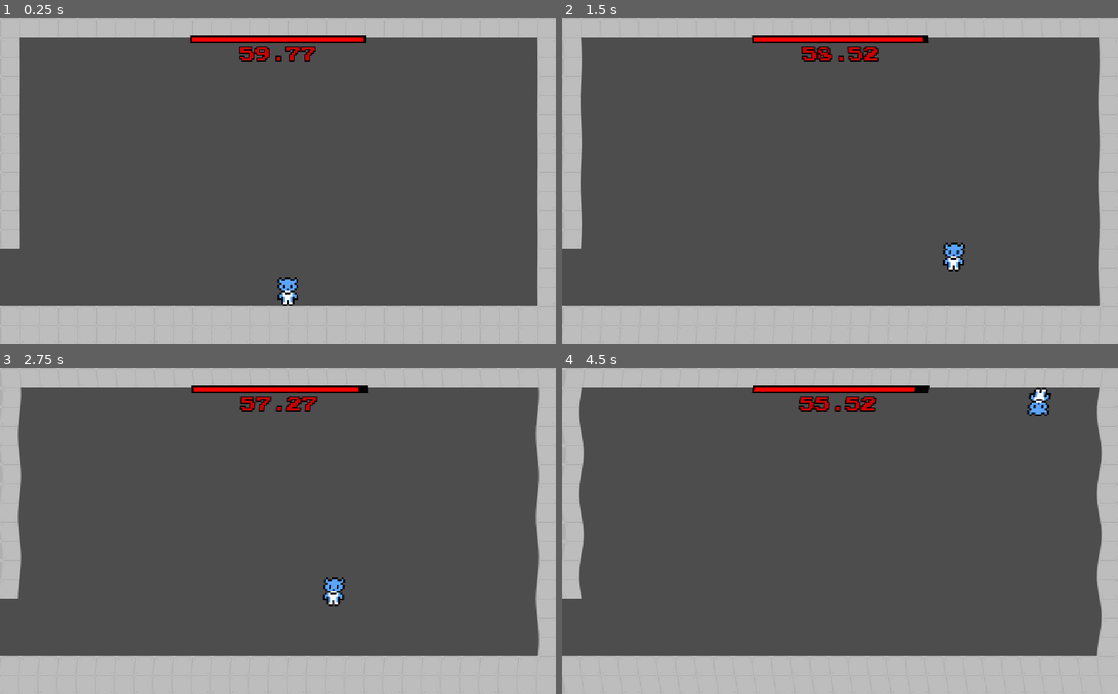
Above: before the commit, frames 1-4 (two rows, left to right).
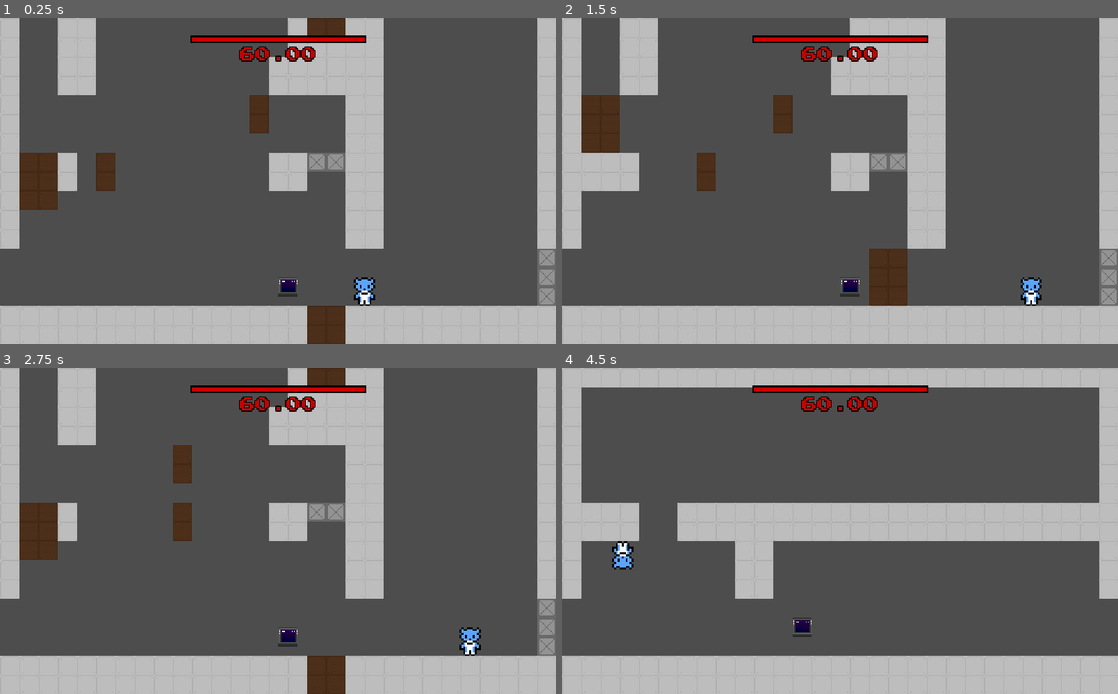
Above: after the commit, the same moments.

Repository: Furryous-Games/Pirate-Software-Game-Jam
Game: Godot game, scene res://scenes/main_scene.tscn
Same seed, same stepped clock (60 frames per second), same inputs: the game is played once before the commit and once after it.
Inputs:
- Up to frame 1 (0.25 s): no input
- Up to frame 2 (1.5 s): hold Right (move_right) from 0.53 s (still down); tap V (interact) at 0.6 s; tap C (jump, bound only before the commit) at 0.77, 0.8, 1.07, 1.35 s
- Up to frame 3 (2.75 s): tap C (jump, bound only before the commit) at 1.52, 1.82, 2.3 s; tap V (interact) at 1.55 s; release Right (move_right) at 2.03 s; hold Left (move_left) from 2.03 s (still down); tap X (dash) at 2.1 s
- Up to frame 4 (4.5 s): release Left (move_left) at 2.78 s; hold Right (move_right) 2.78-4.28 s; tap V (interact) at 2.85, 4.35 s; tap C (jump, bound only before the commit) at 3.02, 3.32, 3.77, 3.8, 4.07 s; tap G (invert_gravity) at 3.6 s; hold Left (move_left) from 4.28 s (still down)

The runs differ from the first frame. In frame 1, 18% of the frame differs, in the area x 3-100%, y 0-100%; in frame 2, 19%, in the area x 3-100%, y 0-89%; in frame 3, 19%; in frame 4, 14%.

Commit message:
Added functionality to Terminals

Diff:
--- a/project.godot
+++ b/project.godot
@@ -41,18 +41,13 @@
 "deadzone": 0.2,
 "events": [Object(InputEventKey,"resource_local_to_scene":false,"resource_name":"","device":-1,"window_id":0,"alt_press …(195 unchanged characters)…
 , Object(InputEventKey,"resource_local_to_scene":false,"resource_name":"","device":-1,"window_id":0,"alt_pressed":false …(183 unchanged characters)…
+, Object(InputEventKey,"resource_local_to_scene":false,"resource_name":"","device":-1,"window_id":0,"alt_pressed":false,"shift_pressed":false,"ctrl_pressed":false,"meta_pressed":false,"pressed":false,"keycode":0,"physical_keycode":32,"key_label":0,"unicode":32,"location":0,"echo":false,"script":null)
 ]
 }
 move_down={
 "deadzone": 0.2,
 "events": [Object(InputEventKey,"resource_local_to_scene":false,"resource_name":"","device":-1,"window_id":0,"alt_press …(195 unchanged characters)…
 , Object(InputEventKey,"resource_local_to_scene":false,"resource_name":"","device":-1,"window_id":0,"alt_pressed":false …(183 unchanged characters)…
-]
-}
-jump={
-"deadzone": 0.2,
-"events": [Object(InputEventKey,"resource_local_to_scene":false,"resource_name":"","device":-1,"window_id":0,"alt_pressed":false,"shift_pressed":false,"ctrl_pressed":false,"meta_pressed":false,"pressed":false,"keycode":0,"physical_keycode":67,"key_label":0,"unicode":99,"location":0,"echo":false,"script":null)
-, Object(InputEventKey,"resource_local_to_scene":false,"resource_name":"","device":-1,"window_id":0,"alt_pressed":false,"shift_pressed":false,"ctrl_pressed":false,"meta_pressed":false,"pressed":false,"keycode":0,"physical_keycode":32,"key_label":0,"unicode":32,"location":0,"echo":false,"script":null)
 ]
 }
 climb={
--- a/scenes/engineering_sector.tscn
+++ b/scenes/engineering_sector.tscn
@@ -1,9 +1,10 @@
-[gd_scene load_steps=5 format=4 uid="uid://d0o5qpml1wgkl"]
+[gd_scene load_steps=6 format=4 uid="uid://d0o5qpml1wgkl"]
 
 [ext_resource type="Script" uid="uid://diaiphqsj0kh2" path="res://scripts/engineering_sector.gd" id="1_4rmap"]
 [ext_resource type="TileSet" uid="uid://bu4gn6thqnrqb" path="res://scenes/test_tileset.tres" id="1_h2t8x"]
 [ext_resource type="PackedScene" uid="uid://benq0bfympyo7" path="res://scenes/timing_mechanism_platform.tscn" id="2_4rmap"]
 [ext_resource type="PackedScene" uid="uid://5p3nb0s7xyta" path="res://scenes/wall_terminal.tscn" id="3_obb4h"]
+[ext_resource type="Script" uid="uid://4iglvxy2ienw" path="res://scripts/terminal_script_calls.gd" id="4_w6xl5"]
 
 [node name="Engineering Sector" type="Node2D"]
 script = ExtResource("1_4rmap")
@@ -162,20 +163,20 @@
 platform_size = Vector2i(1, 2)
 
 [node name="Platform 3" parent="Timing Mechanism Platforms/Engineering Room P2" instance=ExtResource("2_4rmap")]
-position = Vector2(110, -30)
-max_distance = Vector2i(8, 0)
+position = Vector2(270, -30)
+max_distance = Vector2i(-8, 0)
 step_size = 2
 platform_size = Vector2i(1, 2)
 
 [node name="Platform 4" parent="Timing Mechanism Platforms/Engineering Room P2" instance=ExtResource("2_4rmap")]
-position = Vector2(270, -110)
-max_distance = Vector2i(-8, 0)
+position = Vector2(110, -110)
+max_distance = Vector2i(8, 0)
 step_size = 2
 platform_size = Vector2i(1, 3)
 
 [node name="Platform 5" parent="Timing Mechanism Platforms/Engineering Room P2" instance=ExtResource("2_4rmap")]
-position = Vector2(250, -70)
-max_distance = Vector2i(-8, 0)
+position = Vector2(90, -70)
+max_distance = Vector2i(8, 0)
 step_size = 2
 platform_size = Vector2i(1, 1)
 
@@ -257,6 +258,13 @@
 instant_return = true
 
 [node name="Terminals" type="Node2D" parent="."]
+script = ExtResource("4_w6xl5")
+
+[node name="TESTING" type="Node2D" parent="Terminals"]
+position = Vector2(1790, 280)
+
+[node name="Wall Terminal2" parent="Terminals/TESTING" instance=ExtResource("3_obb4h")]
+position = Vector2(-1740, -160)
 
 [node name="Engineering Room P1" type="Node2D" parent="Terminals"]
 position = Vector2(1740, 0)
@@ -264,7 +272,16 @@
 [node name="Wall Terminal" parent="Terminals/Engineering Room P1" instance=ExtResource("3_obb4h")]
 position = Vector2(50, 280)
 
+[node name="Engineering Room P2" type="Node2D" parent="Terminals"]
+position = Vector2(1740, 0)
+
+[node name="Wall Terminal" parent="Terminals/Engineering Room P2" instance=ExtResource("3_obb4h")]
+position = Vector2(880, 280)
+
 [node name="Timing Mechanisms" type="Timer" parent="."]
 autostart = true
 
+[connection signal="terminal_interacted" from="Terminals/TESTING/Wall Terminal2" to="." method="_enable_timer" binds= [5]]
+[connection signal="terminal_interacted" from="Terminals/Engineering Room P1/Wall Terminal" to="." method="_enable_timer" binds= [60]]
+[connection signal="terminal_interacted" from="Terminals/Engineering Room P2/Wall Terminal" to="." method="_enable_timer" binds= [60]]
 [connection signal="timeout" from="Timing Mechanisms" to="." method="_on_timing_mechanism_tick"]
--- a/scenes/main_scene.tscn
+++ b/scenes/main_scene.tscn
@@ -37,7 +37,6 @@
 
 [node name="Main" type="Node2D"]
 script = ExtResource("1_7ykc4")
-current_sector = 2
 
 [node name="SectorMaps" type="Node2D" parent="."]
 
@@ -81,3 +80,5 @@
 material = SubResource("ShaderMaterial_gubc5")
 offset_right = 1160.0
 offset_bottom = 680.0
+
+[connection signal="timeout" from="UI/MinuteTimer" to="." method="_on_minute_timer_timeout"]
--- a/scenes/wall_terminal.tscn
+++ b/scenes/wall_terminal.tscn
@@ -1,7 +1,7 @@
 [gd_scene load_steps=7 format=3 uid="uid://5p3nb0s7xyta"]
 
 [ext_resource type="Script" uid="uid://coblrw8vgppis" path="res://scripts/wall_terminal.gd" id="1_1quvr"]
-[ext_resource type="FontFile" uid="uid://r5wnp43srg1" path="res://Assets/Fonts/PixelOperator8.ttf" id="2_0i264"]
+[ext_resource type="FontFile" uid="uid://r5wnp43srg1" path="res://assets/fonts/PixelOperator8.ttf" id="2_0i264"]
 [ext_resource type="Texture2D" uid="uid://duly0lrfn20lw" path="res://assets/sprites/buildingTileset.png" id="3_f8cx1"]
 
 [sub_resource type="AtlasTexture" id="AtlasTexture_44g47"]
--- a/scripts/engineering_sector.gd
+++ b/scripts/engineering_sector.gd
@@ -1,4 +1,6 @@
 extends Node2D
+
+@onready var main_script: Node2D = $"../../"
 
 @onready var timing_mechanism_tick_1: TileMapLayer = $"Tilemaps/Mechanism Tick 1"
 @onready var timing_mechanism_tick_2: TileMapLayer = $"Tilemaps/Mechanism Tick 2"
@@ -32,6 +34,8 @@
 
 	_on_timing_mechanism_tick()
 
+	print(main_script)
+
 
 func enable_platform_layer(platform_layer: TileMapLayer, enable: bool):
 	platform_layer.visible = enable
@@ -53,3 +57,10 @@
 	for mechanical_room in timing_mechanism_platforms.get_children():
 		for timing_platform in mechanical_room.get_children():
 			timing_platform._on_timing_mechanism_tick()
+
+
+func _enable_timer(initial_value: int):
+	main_script.toggle_timer(true, initial_value, Color.WHITE, my_print)
+
+func my_print():
+	print("HELLO")
--- a/scripts/main_script.gd
+++ b/scripts/main_script.gd
@@ -19,7 +19,7 @@
 
 const SECTOR_DATA := {
 	#Sector.TUTORIAL: {"player_position": Vector2i(0, 0),},
-	Sector.ENGINEERING: {"player_position": Vector2i(100, 139),},
+	Sector.ENGINEERING: {"player_position": Vector2i(2700, 280),}, # 100, 139
 	Sector.LIFE_SUPPORT: {"player_position": Vector2i(300, 300),},
 	Sector.REACTOR: {"player_position": Vector2i(300, 300),},
 	#Sector.ADMINISTRATIVE: {"player_position": Vector2i(0, 0),},
@@ -78,21 +78,40 @@
 	tween_mirage.tween_property(mirage, "material:shader_parameter/is_active", int(is_mirage_shader_active), 5)
 
 
-func toggle_timer(on: bool) -> void:
-	match on:
-		true:
-			minute_display.modulate = Color.RED
-			minute_bar_bg_color.bg_color = Color.RED
-			minute_timer.start()
-			is_timer_active = true
+func toggle_timer(on: bool, set_time: int = 60, set_color: Color = Color.RED, on_timeout = null) -> void:
+	if on:
+		# Set the color for the timer
+		change_timer_color(set_color)
 
-		false:
-			minute_display.text = "--.--"
-			minute_display.modulate = Color.AQUA
-			minute_bar_bg_color.bg_color = Color.AQUA
-			var tween_minute_bar: Tween = create_tween()
-			tween_minute_bar.tween_property(minute_bar, "value", 60, 0.3)
-			is_timer_active = false
+		# Set the time for the timer and bar
+		minute_timer.wait_time = set_time
+		minute_bar.max_value = set_time
+
+		# Remove all current connections for timeout on the timer
+		for connection in minute_timer.get_signal_connection_list("timeout"):
+			connection.signal.disconnect(connection.callable)
+
+		# Set the function connection to the timer
+		if on_timeout != null:
+			minute_timer.connect("timeout", on_timeout)
+
+		# TODO: Connect the timeout for the minute timer to disable the timer
+
+		# Start the timer
+		minute_timer.start()
+		is_timer_active = true
+
+	else:
+		minute_display.text = "--.--"
+		change_timer_color(Color.AQUA)
+		var tween_minute_bar: Tween = create_tween()
+		tween_minute_bar.tween_property(minute_bar, "value", 60, 0.3)
+		is_timer_active = false
+
+
+func change_timer_color(new_color: Color) -> void:
+	minute_display.label_settings.font_color = new_color
+	minute_bar_bg_color.bg_color = new_color
 
 
 func _process(_delta: float) -> void:
@@ -121,3 +140,8 @@
 
 		if minute_timer.is_stopped():
 			toggle_timer(false)
+
+
+func _on_minute_timer_timeout() -> void:
+	print("TEST")
+	pass # Replace with function body.
--- a/scripts/player.gd
+++ b/scripts/player.gd
@@ -73,7 +73,7 @@
 
 	# Jump action
 	if (
-			Input.is_action_just_pressed("jump")
+			Input.is_action_just_pressed("move_up")
 			or is_on_floor() and not jump_buffer.is_stopped()
 	):
 		if is_on_floor() or is_on_ceiling() or not coyote_time.is_stopped():
--- /dev/null
+++ b/scripts/terminal_script_calls.gd
@@ -0,0 +1 @@
+extends Node2D
--- a/scripts/wall_terminal.gd
+++ b/scripts/wall_terminal.gd
@@ -1,10 +1,17 @@
 extends Area2D
 
+@export var enabled_call: String
+@export var disabled_call: String
+
 @onready var key_prompt: Label = $"Key Prompt"
+
+signal terminal_interacted
 
 
 func interact_with_terminal() -> void:
 	print("INTERACT")
+	# Emit a signal to notify that the terminal was interacted with
+	emit_signal("terminal_interacted")
 
 
 func enable_terminal() -> void:
Not shown, added: scripts/terminal_script_calls.gd.uid
